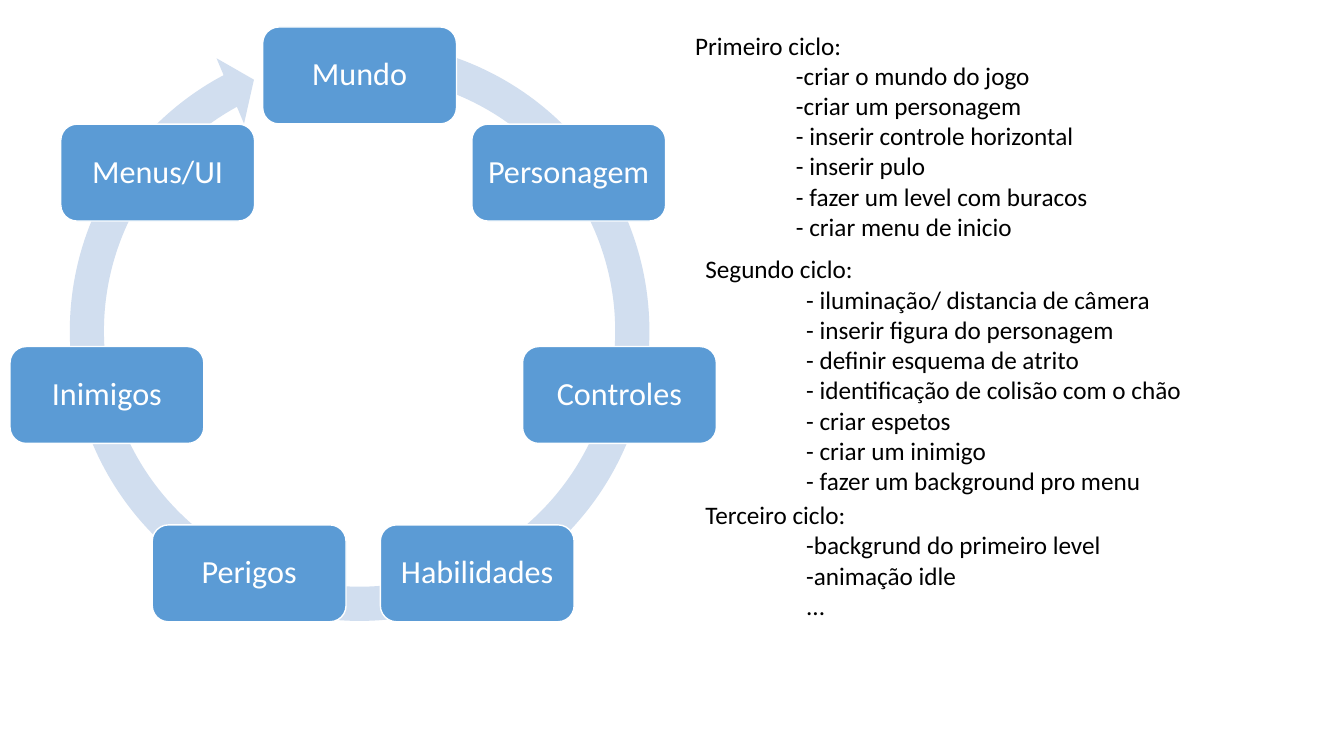
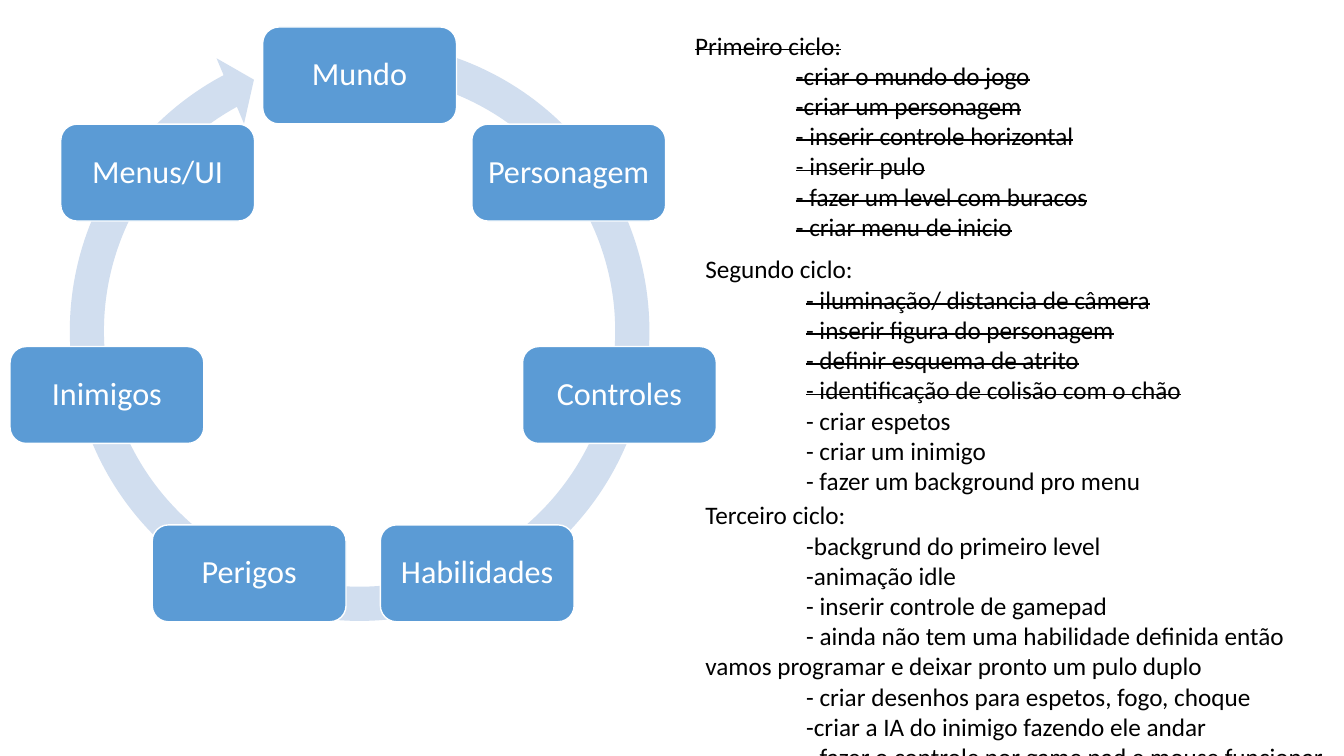
Before and after one commit to radfek/MilhoMen, a slide deck: slide 1 of GDD/Ciclo de trabalho.pptx. Drawn at 1344x756 pixels with LibreOffice and Linux fonts; fonts in the diff are those of the drawing. Boxes give left, top, right and bottom in pixels: in the first picture for what was removed or moved away, otherwise in the second. Text is boxed around its words. In the diff, an @@ line names an element or a change of style, - is before the commit and + after.

Commit message:
Atrito e ISgrounded Implemented

```diff
--- a/GDD/Ciclo de trabalho.pptx
+++ b/GDD/Ciclo de trabalho.pptx
@@ text "Primeiro ciclo:" at box(695, 37, 1087, 236): strikethrough on @@
@@ text at box(819, 291, 1180, 404): strikethrough on in "- iluminação/ distancia de câmera", "- inserir figura do personagem", "- definir esquema de atrito", "- identificação de colisão com o chão" @@
@@ text at box(705, 597, 1284, 741): text changed @@
-...
+- inserir controle de gamepad
+- ainda não tem uma habilidade definida então vamos programar e deixar pronto um pulo duplo
+- criar desenhos para espetos, fogo, choque
+-criar a IA do inimigo fazendo ele andar
+- fazer o controle por game pad e mouse funcionar nos menus.
```
Also in this commit, not shown: 15 other files.
